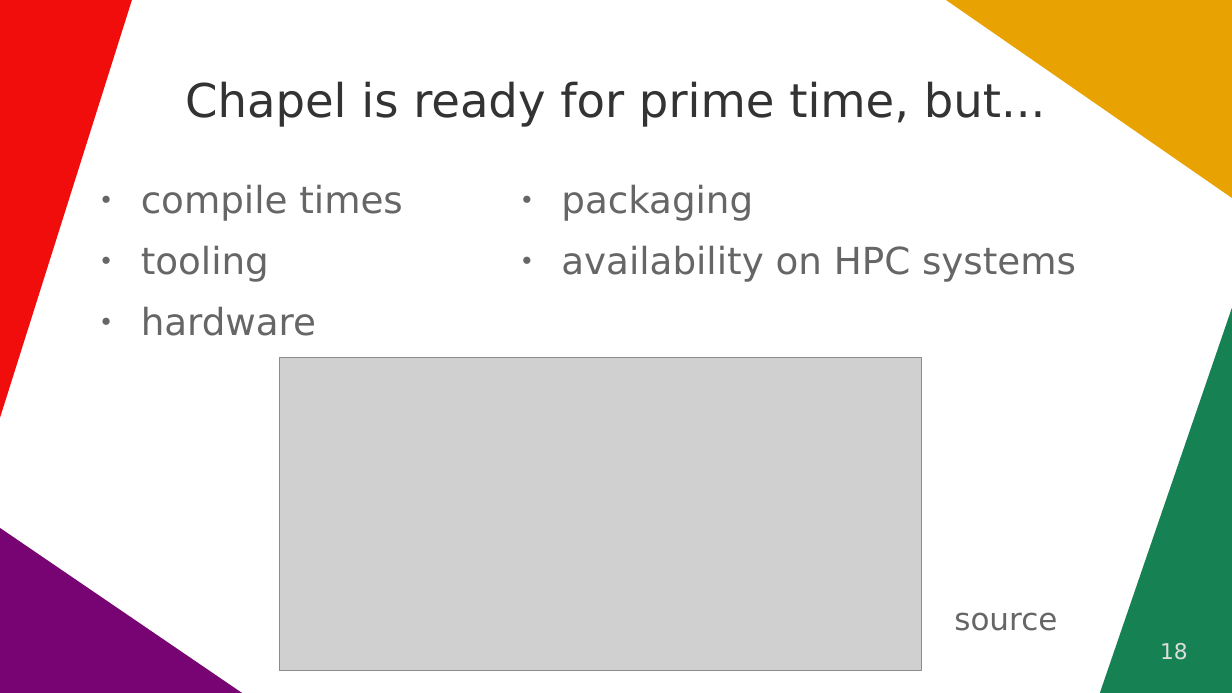
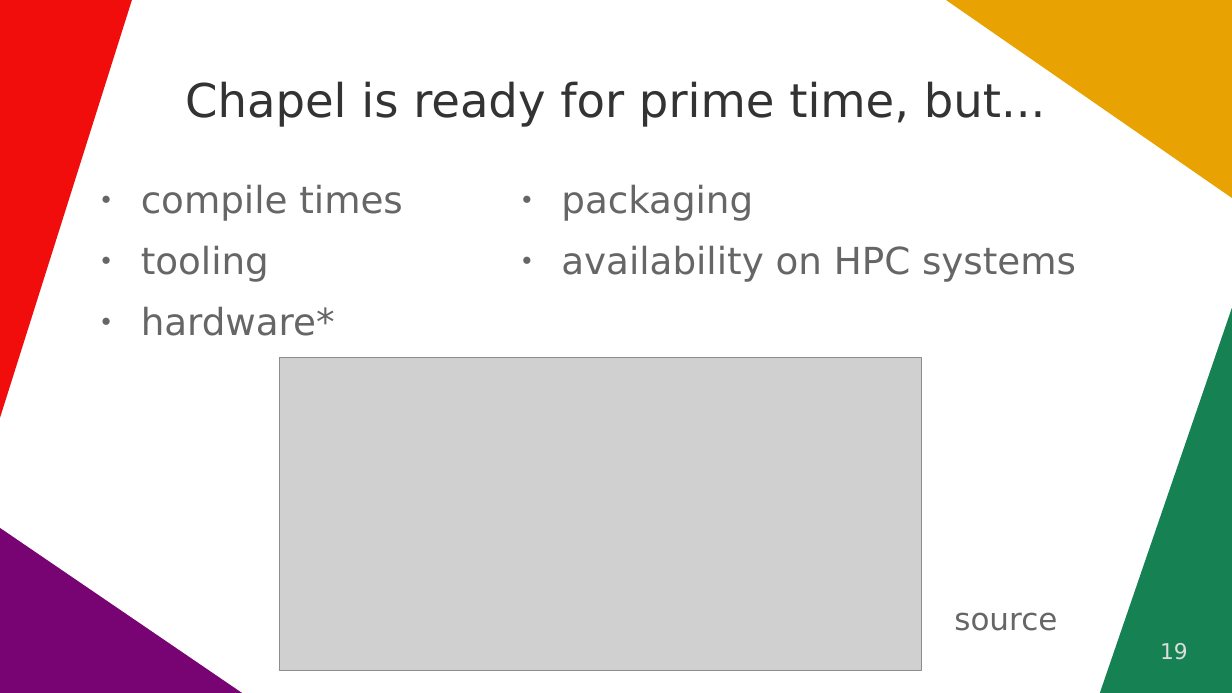
Before and after one commit to ghbrown/chapel-introduction, a slide deck: slide 19 of User introduction to Chapel - G. H. Brown.odp (slide 18 before the commit). Drawn at 1232x693 pixels with LibreOffice and Linux fonts; fonts in the diff are those of the drawing; grey boxes stand for pictures. Boxes give left, top, right and bottom in pixels: in the first picture for what was removed or moved away, otherwise in the second. Text is boxed around its words. In the diff, an @@ line names an element or a change of style, - is before the commit and + after.

```diff
--- a/User introduction to Chapel - G. H. Brown.odp
+++ b/User introduction to Chapel - G. H. Brown.odp
@@ text at [141,306,335,336]: text changed @@
-● hardware
+● hardware*
@@ page number at [1160,643,1188,660]: text changed @@
-18
+19
```
Also in this commit, not shown: 4 other slides changed, 1 slide added, 4 slides removed, 1 other file.
